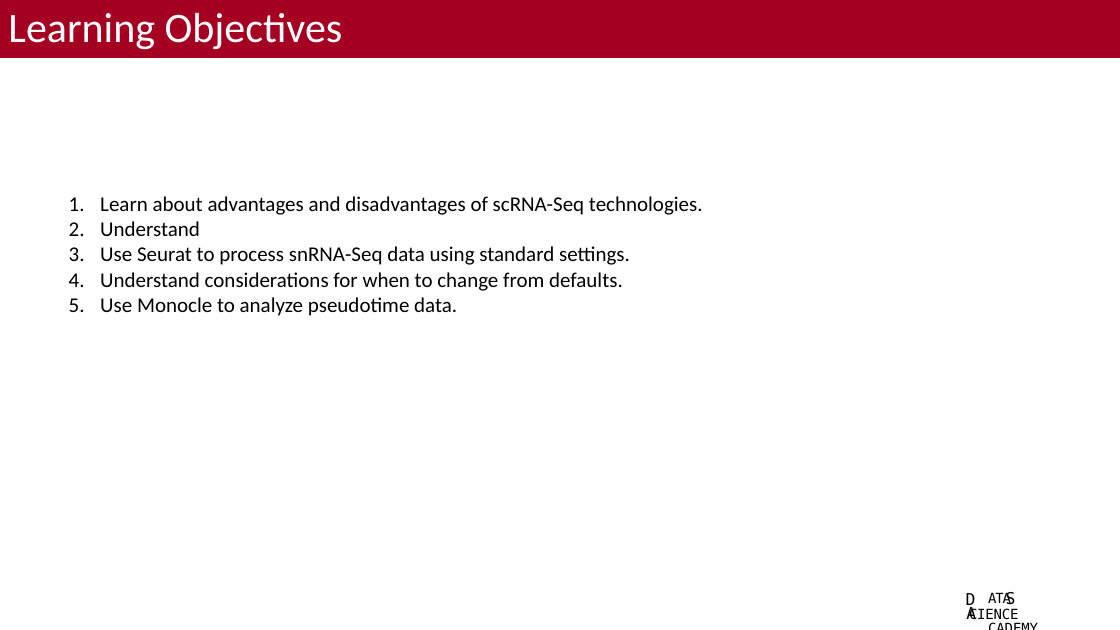
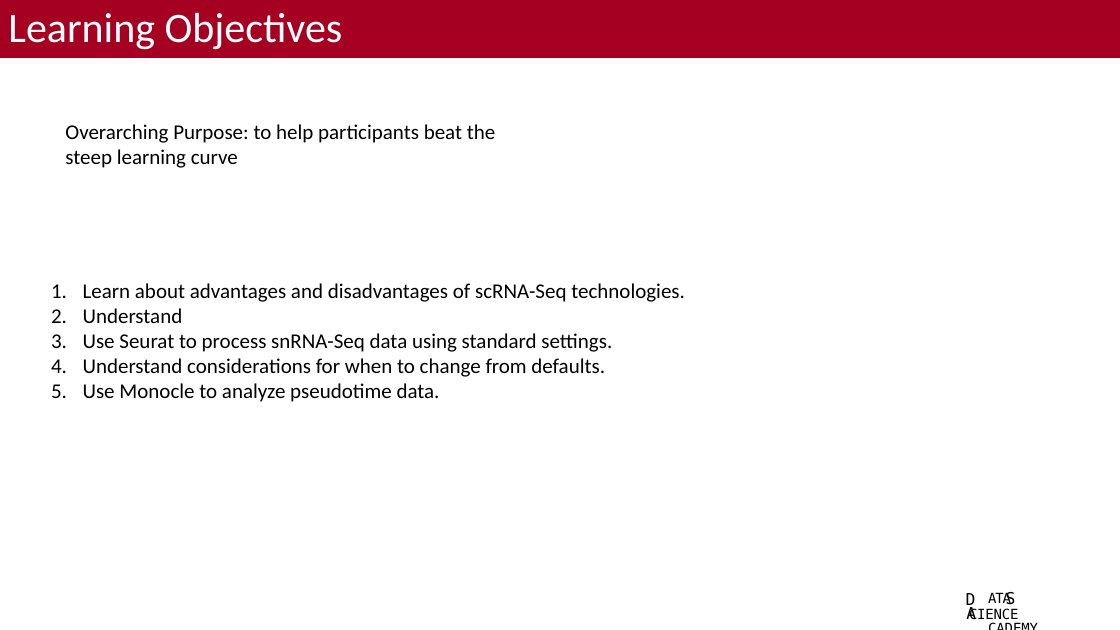
Before and after one commit to bacorli2/scrna_workshop, a slide deck: slide 3 of M0_Intro_Workshop/M0_Introdution_Course.pptx. Drawn at 1120x630 pixels with LibreOffice and Linux fonts; fonts in the diff are those of the drawing; background and template pictures are left out. Boxes give left, top, right and bottom in pixels: in the first picture for what was removed or moved away, otherwise in the second. Text is boxed around its words. In the diff, an @@ line names an element or a change of style, - is before the commit and + after.

```diff
--- a/M0_Intro_Workshop/M0_Introdution_Course.pptx
+++ b/M0_Intro_Workshop/M0_Introdution_Course.pptx
@@ text added at (65,124,495,168), 18 pt, text #000000 @@
+Overarching Purpose: to help participants beat the steep learning curve
@@ text "Learn about advantages and disadvantages ...": place and size @@
-text "Learn about advantages and disadvantages ..." at (100,196,703,316)
+text "Learn about advantages and disadvantages ..." at (83,283,685,402)
```
Also in this commit, not shown: 2 slides added, 4 other files.
